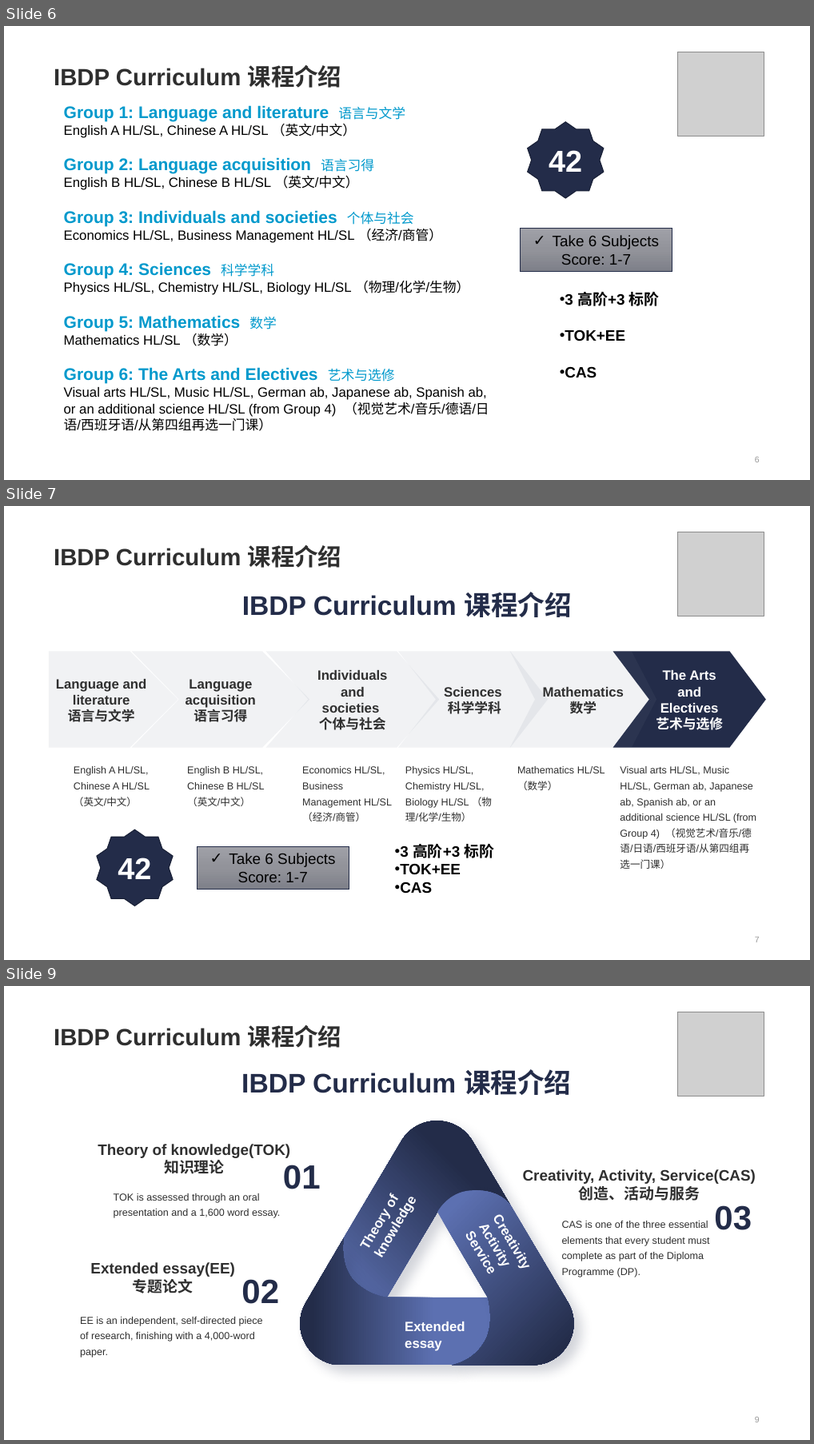
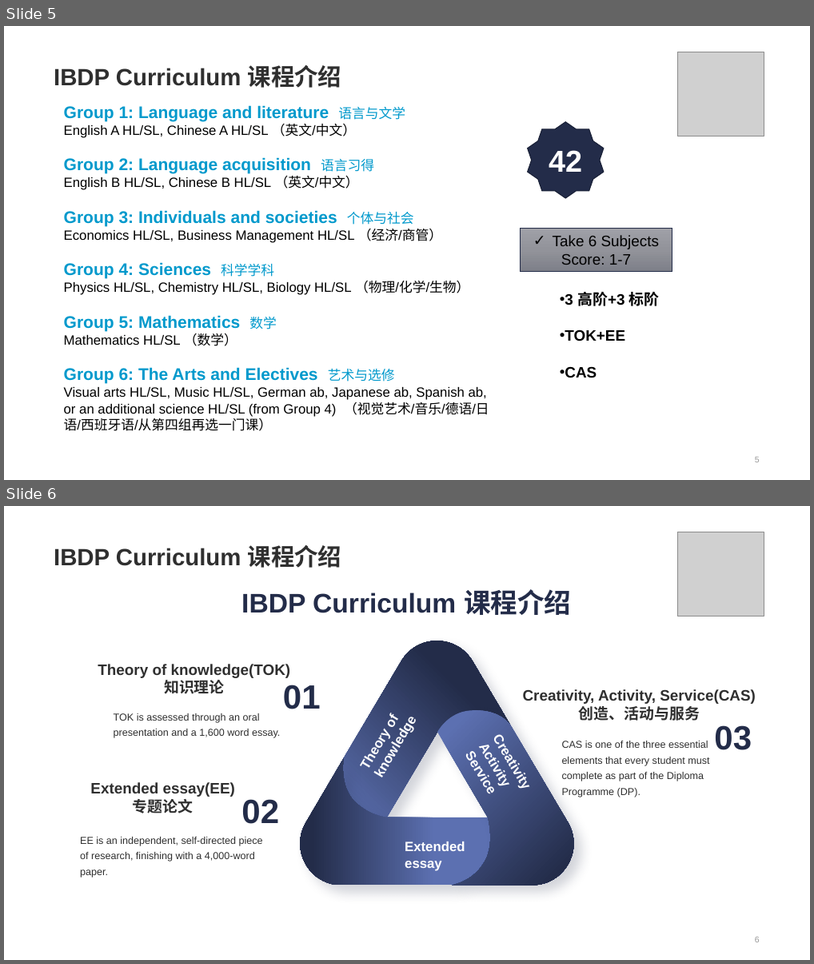
Before and after one commit to zpygithub/python-test, a slide deck: 2.pptx. Shown one above the other, each under a label of ours: slides 6, 7 and 9 before the commit, slides 5 and 6 after it; the slides between them are not shown. The pictures are 814x1444 and 814x964 pixels, drawn with LibreOffice and Linux fonts; fonts in the diff are those of the drawing; grey boxes stand for pictures. Boxes give left, top, right and bottom in pixels: in the first picture for what was removed or moved away, otherwise in the second. Text is boxed around its words. In the diff, an @@ line names an element or a change of style, - is before the commit and + after.

```diff
--- a/2.pptx
+++ b/2.pptx
@@ slide 7 removed at (4,506,810,960), background #FFFFFF @@
@@ title removed at (54,545,342,568) @@
-IBDP Curriculum 课程介绍
@@ picture removed at (678,532,764,616) @@
@@ group removed at (49,592,766,868): 7 texts, 5 chevrons, 1 pentagon arrow @@
-Language and literature
-语言与文学
-Sciences
-科学学科
-The Arts and Electives
-艺术与选修
-IBDP Curriculum 课程介绍
-English A HL/SL, Chinese A HL/SL （英文/中文）
-Individuals and societies 个体与社会
-Mathematics
-数学
-Language acquisition
-语言习得
-English B HL/SL, Chinese B HL/SL （英文/中文）
-Economics HL/SL, Business Management HL/SL （经济/商管）
-Physics HL/SL, Chemistry HL/SL, Biology HL/SL （物理/化学/生物）
-Mathematics HL/SL （数学）
-Visual arts HL/SL, Music HL/SL, German ab, Japanese ab, Spanish ab, or an additional science HL/SL (from Group 4) （视觉艺术/音乐/德语/日语/西班牙语/从第四组再选一门课）
@@ star removed at (97,830,173,906) @@
-42
@@ rectangle removed at (197,846,350,889) @@
-✓ Take 6 Subjects
-Score: 1-7
@@ text removed at (400,844,495,893) @@
-• 3 高阶+3 标阶
-• TOK+EE
-• CAS
@@ page number removed at (755,936,760,942) @@
-7
@@ what was slide 6 is now slide 5 @@
@@ what was slide 9 is now slide 6 @@
```
Also in this commit, not shown: 7 slides changed, 4 slides added, 3 other slides removed.
